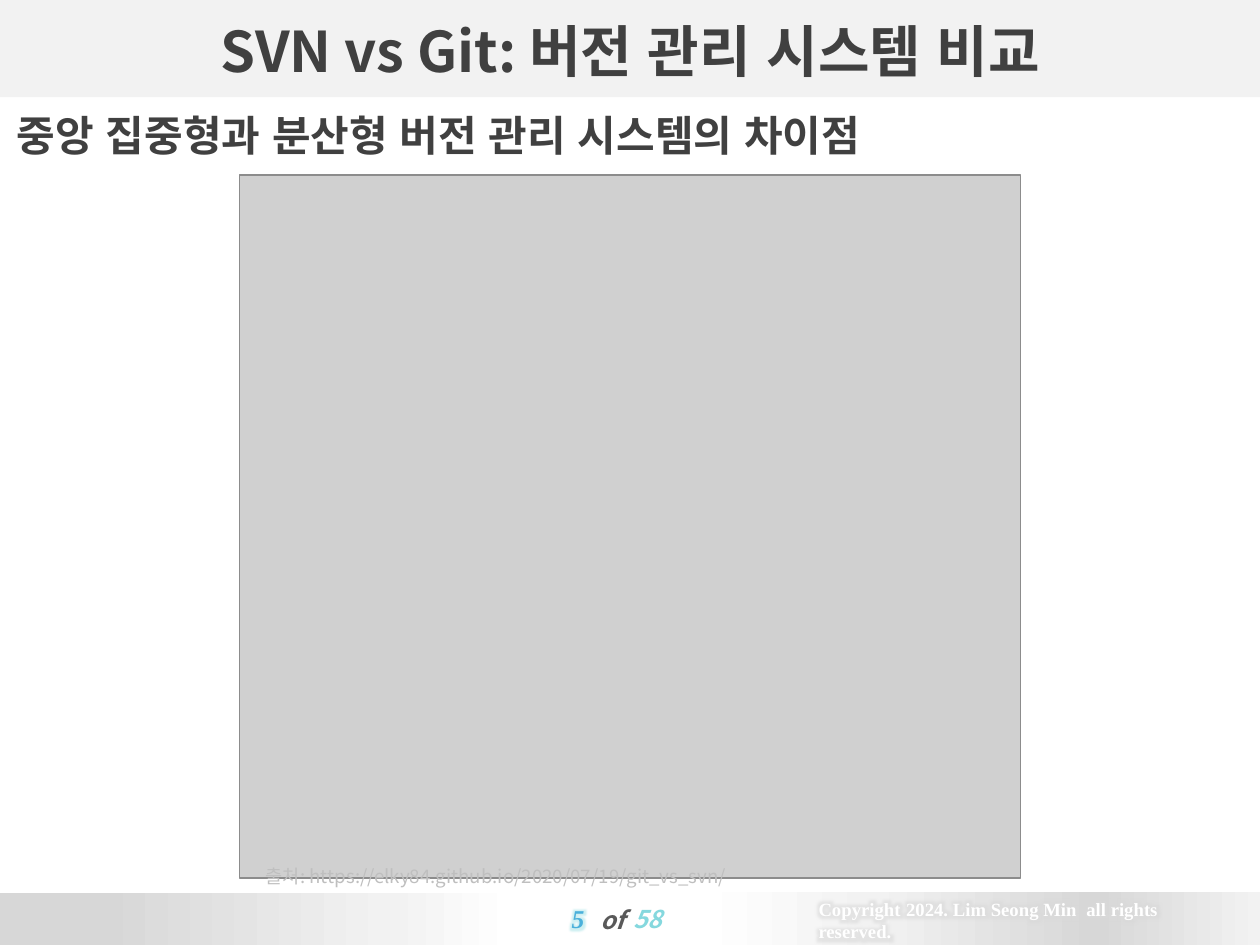
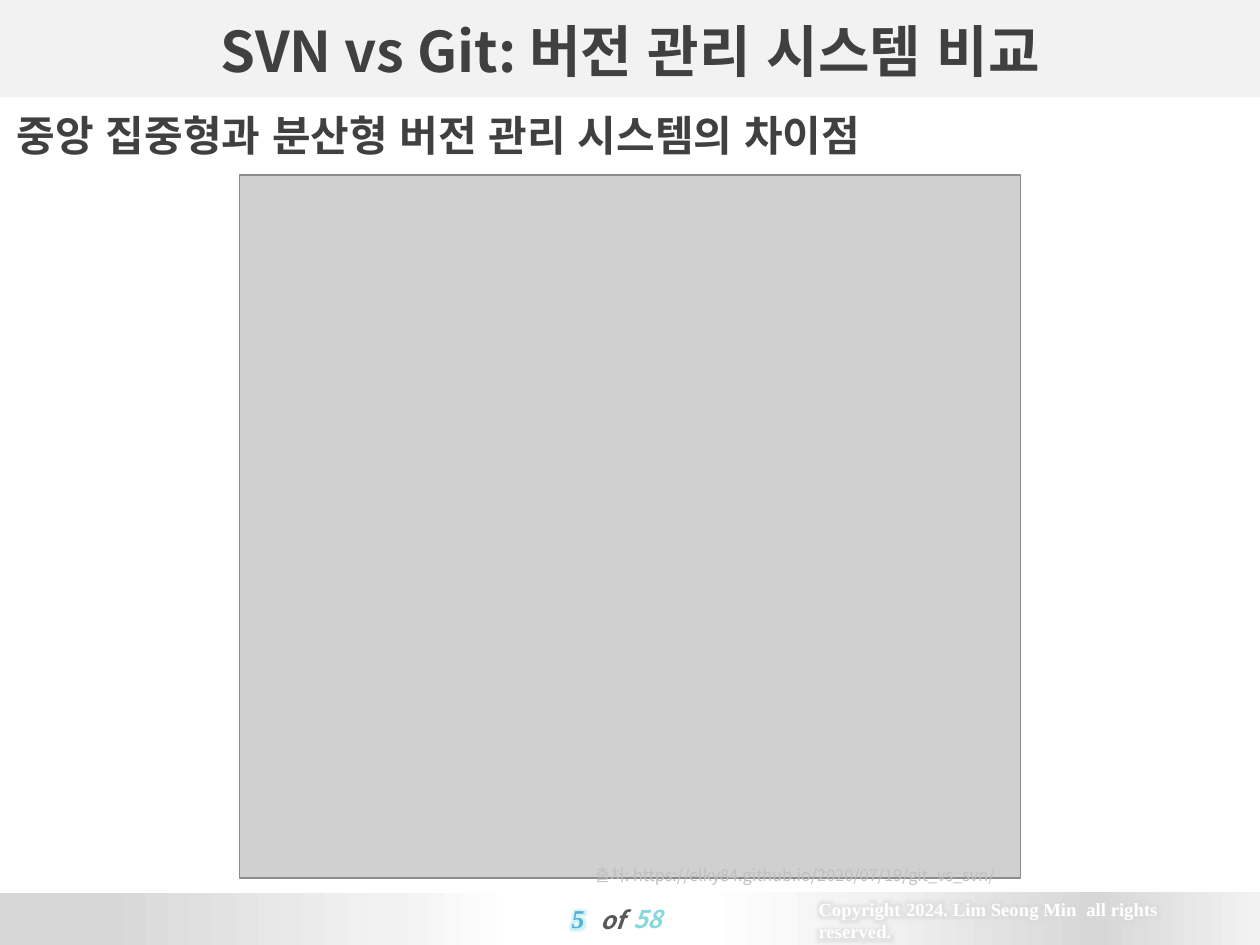
Before and after one commit to lifeprofessor/Git_Lecture, a slide deck: slide 5 of Git&GitHub 강의자료 초안.pptx. Drawn at 1260x945 pixels with LibreOffice and Linux fonts; fonts in the diff are those of the drawing; grey boxes stand for pictures; background and template pictures are left out. Boxes give left, top, right and bottom in pixels: in the first picture for what was removed or moved away, otherwise in the second. Text is boxed around its words. In the diff, an @@ line names an element or a change of style, - is before the commit and + after.

```diff
--- a/Git&GitHub 강의자료 초안.pptx
+++ b/Git&GitHub 강의자료 초안.pptx
@@ text "출처: https://elky84.github.io/2020/07/19/git_vs_svn/": place and size @@
-text "출처: https://elky84.github.io/2020/07/19/git_vs_svn/" at bbox=[266, 877, 726, 889]
+text "출처: https://elky84.github.io/2020/07/19/git_vs_svn/" at bbox=[595, 877, 995, 886]
@@ text "출처: https://elky84.github.io/2020/07/19/git_vs_svn/" at bbox=[595, 877, 995, 886]: size 8 to 7 pt @@
```
Also in this commit, not shown: 2 slides added.
